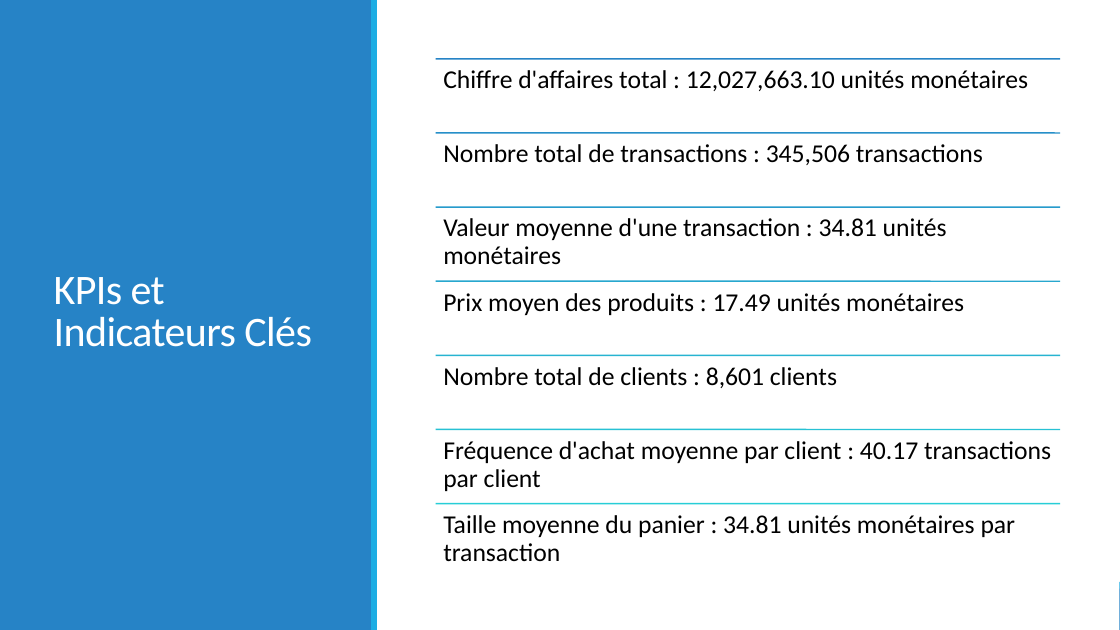
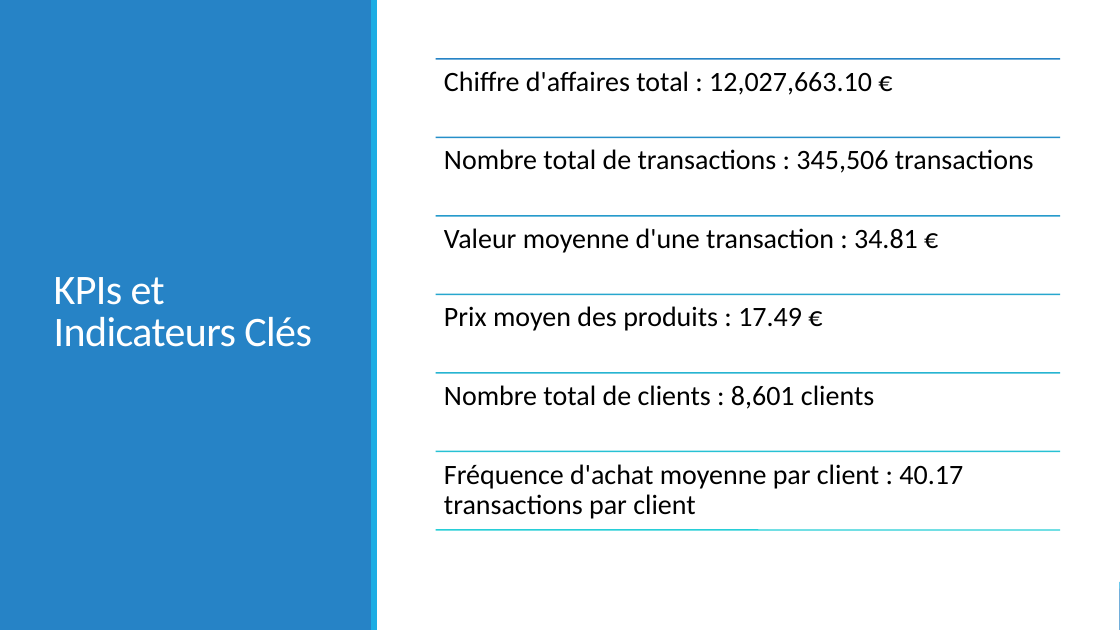
Before and after one commit to obenmaha/analyse-ventes-librairie, a slide deck: slide 4 of presentation_BENMAHAMMED_Oussama_Lapage.pptx. Drawn at 1120x630 pixels with LibreOffice and Linux fonts; fonts in the diff are those of the drawing. Boxes give left, top, right and bottom in pixels: in the first picture for what was removed or moved away, otherwise in the second. Text is boxed around its words. In the diff, an @@ line names an element or a change of style, - is before the commit and + after.

Commit message:
bug code ; Évolution du panier moyen par mois ; corrigé

```diff
--- a/presentation_BENMAHAMMED_Oussama_Lapage.pptx
+++ b/presentation_BENMAHAMMED_Oussama_Lapage.pptx
@@ text at [444, 71, 872, 95]: text changed; size 22 to 24 pt @@
-Chiffre d'affaires total : 12,027,663.10 unités monétaires
+Chiffre d'affaires total : 12,027,663.10 €
@@ line moved from (436, 133) - (1060, 133) to (436, 138) - (1060, 138) @@
@@ line moved from (436, 208) - (1060, 208) to (436, 216) - (1060, 216) @@
@@ text at [444, 228, 918, 253]: text changed; size 22 to 24 pt @@
-Valeur moyenne d'une transaction : 34.81 unités monétaires
+Valeur moyenne d'une transaction : 34.81 €
@@ line moved from (436, 281) - (1060, 281) to (436, 294) - (1060, 294) @@
@@ text at [444, 306, 802, 331]: text changed; size 22 to 24 pt @@
-Prix moyen des produits : 17.49 unités monétaires
+Prix moyen des produits : 17.49 €
@@ text "Nombre total de clients : ...": place and size @@
-text "Nombre total de clients : ..." at [443, 367, 837, 388]
+text "Nombre total de clients : ..." at [444, 385, 874, 409]
@@ line moved from (436, 355) - (1060, 355) to (436, 373) - (1060, 373) @@
@@ size 22 to 24 pt in 3 elements at [444, 149, 1034, 173], [444, 385, 874, 409], [444, 464, 963, 519] @@
@@ text "Fréquence d'achat moyenne par client ...": place and size @@
-text "Fréquence d'achat moyenne par client ..." at [443, 441, 1051, 491]
+text "Fréquence d'achat moyenne par client ..." at [444, 464, 963, 519]
@@ line moved from (436, 429) - (1060, 429) to (436, 451) - (1060, 451) @@
@@ line moved from (436, 504) - (1060, 504) to (436, 530) - (1060, 530) @@
@@ text removed at [443, 515, 1016, 562] @@
-Taille moyenne du panier : 34.81 unités monétaires par transaction
```
Also in this commit, not shown: 3 other slides changed, 2 other files.
